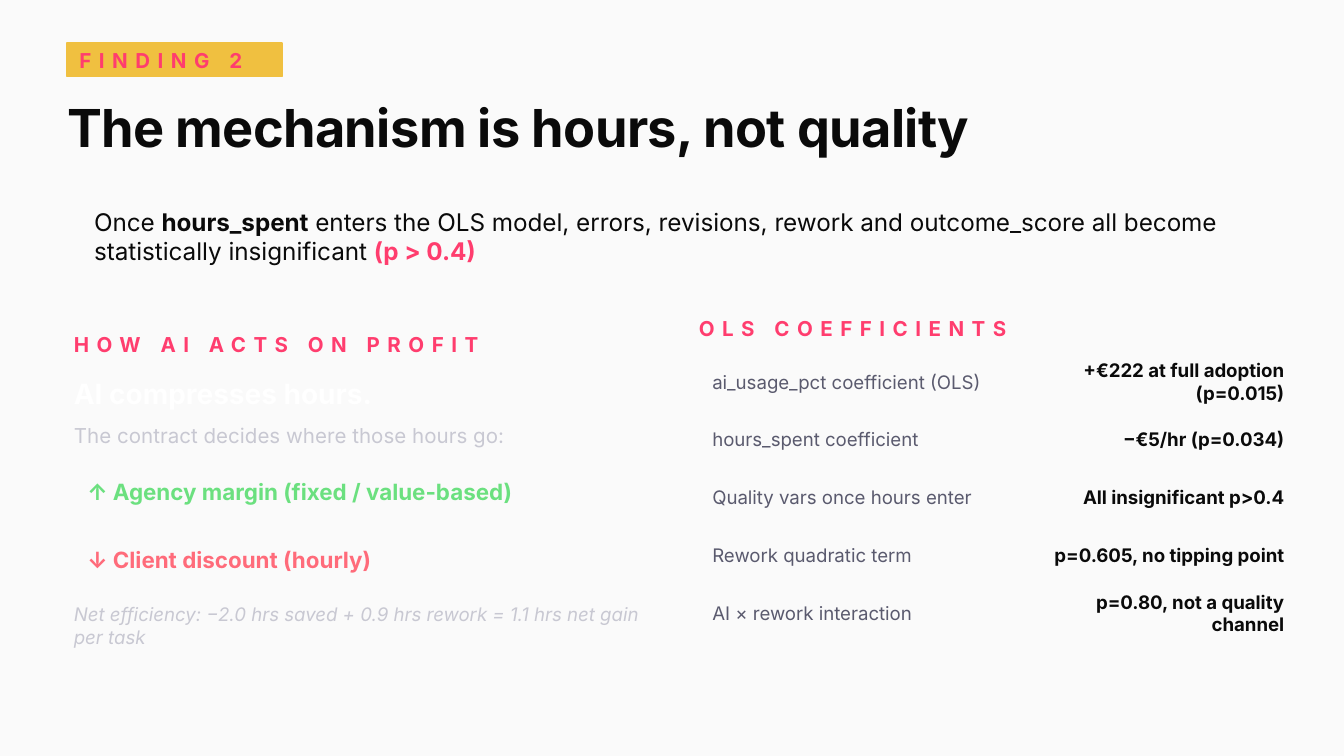
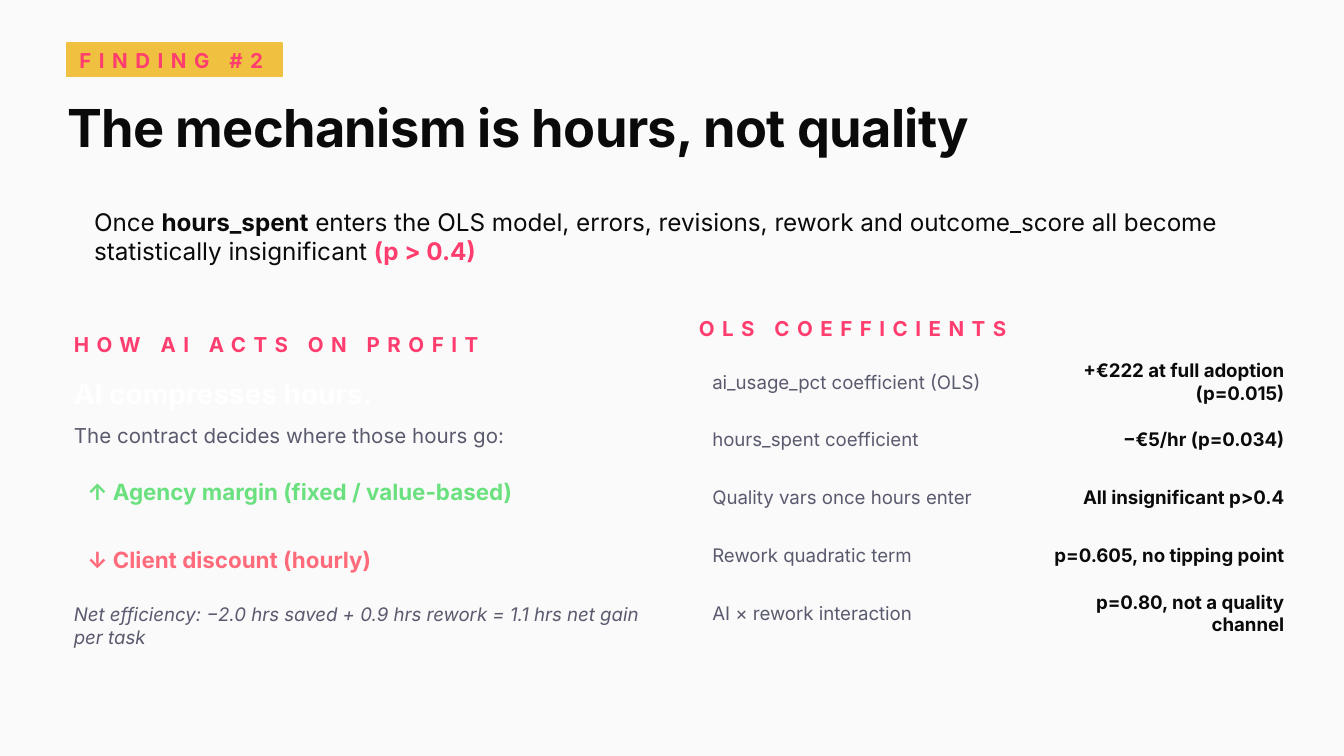
Before and after one commit to tabbba/Machine-Learning-810161, a slide deck: slide 5 of ai_productivity_alkemy_final.pptx. Drawn at 1344x756 pixels with LibreOffice and Linux fonts; fonts in the diff are those of the drawing. Boxes give left, top, right and bottom in pixels: in the first picture for what was removed or moved away, otherwise in the second. Text is boxed around its words. In the diff, an @@ line names an element or a change of style, - is before the commit and + after.

```diff
--- a/ai_productivity_alkemy_final.pptx
+++ b/ai_productivity_alkemy_final.pptx
@@ text at (x1=79, y1=53, x2=263, y2=68): text changed @@
-FINDING 2
+FINDING #2
@@ text "The contract decides where those ..." at (x1=74, y1=427, x2=504, y2=448): text colour #C8C8D2 to #5A5A6E @@
@@ text "Net efficiency: −2.0 hrs saved ..." at (x1=74, y1=607, x2=638, y2=648): text colour #C8C8D2 to #5A5A6E @@
```
Also in this commit, not shown: 4 other slides changed.
